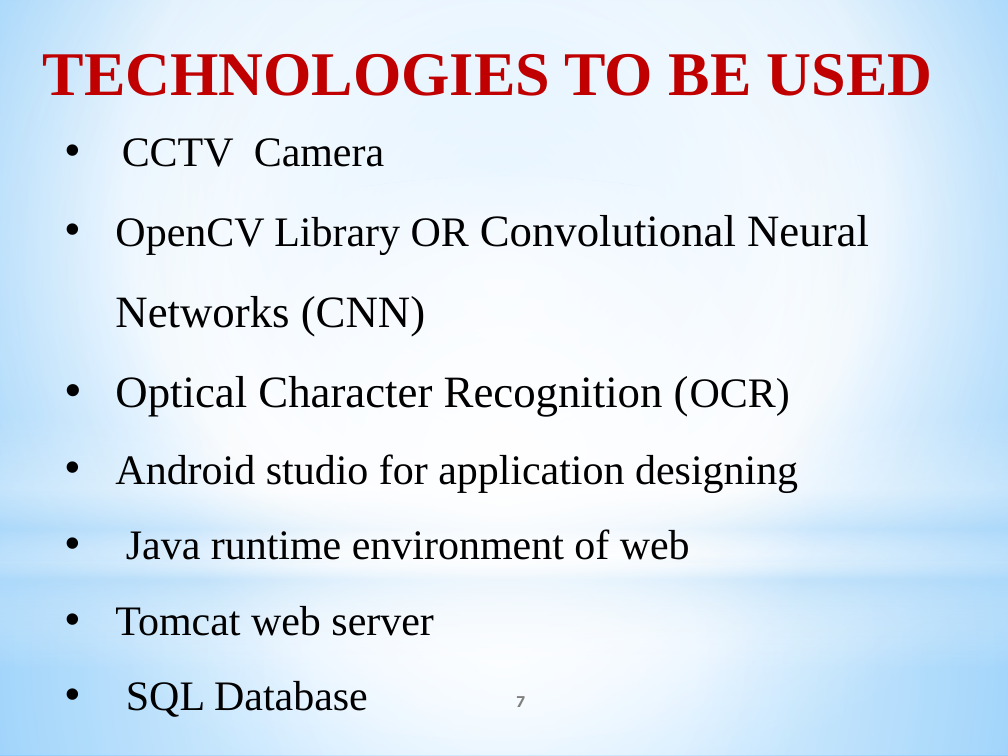
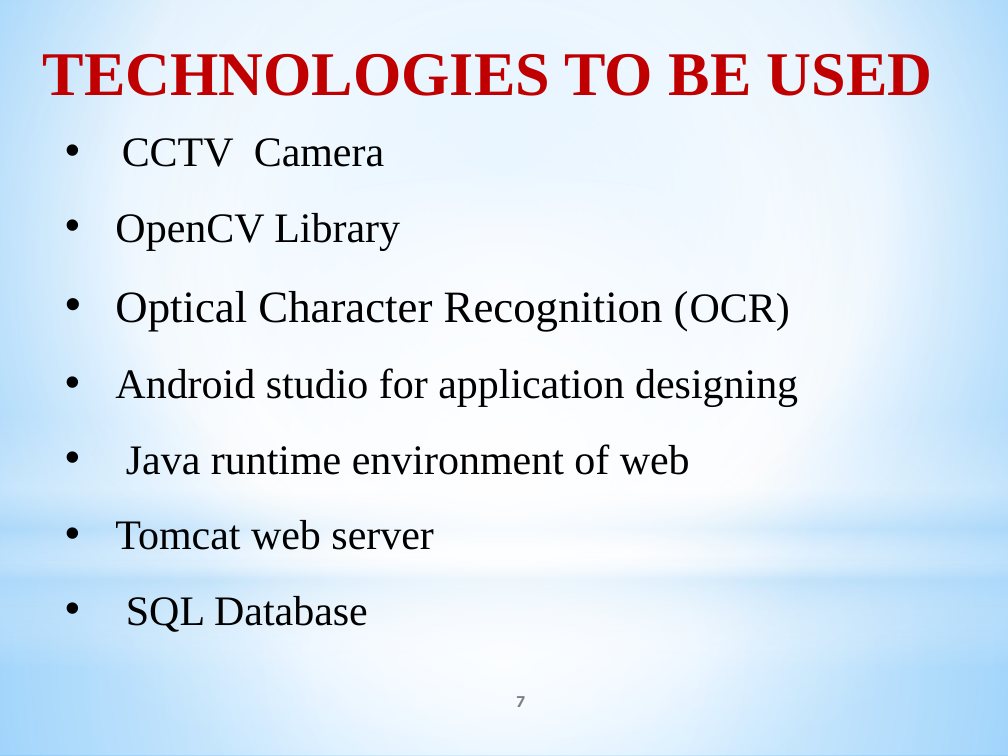
Before and after one commit to dikshant097/machine-learnng-helmmet-detection, a slide deck: slide 7 of Helmet Detection.pptx. Drawn at 1008x756 pixels with LibreOffice and Linux fonts; fonts in the diff are those of the drawing. Boxes give left, top, right and bottom in pixels: in the first picture for what was removed or moved away, otherwise in the second. Text is boxed around its words. In the diff, an @@ line names an element or a change of style, - is before the commit and + after.

```diff
--- a/Helmet Detection.pptx
+++ b/Helmet Detection.pptx
@@ text at [115,213,400,250]: text changed; size 32 to 30 pt @@
-• OpenCV Library OR Convolutional Neural Networks (CNN)
+• OpenCV Library
```
Also in this commit, not shown: 1 other slide changed, 3 slides added, 17 other files.
